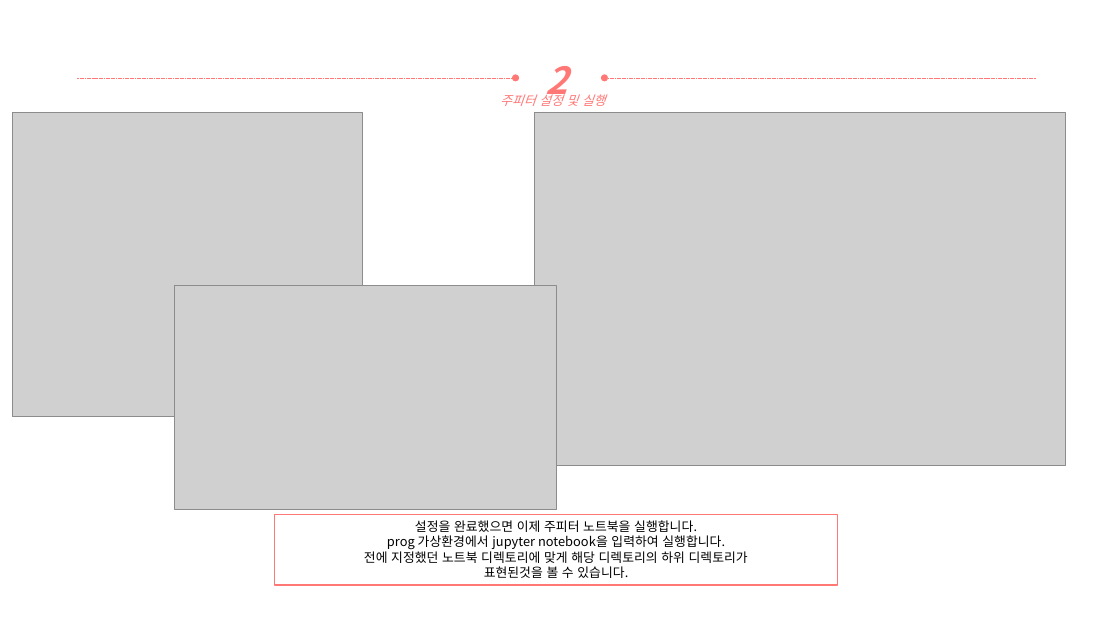
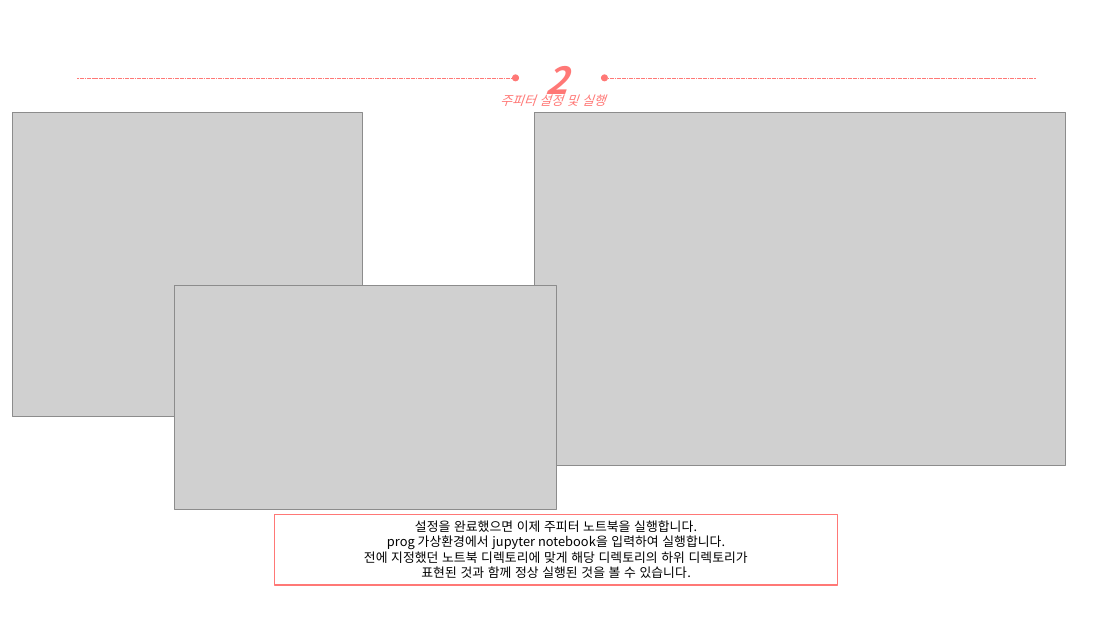
Before and after one commit to yooatom2200/Programing_Base_2, a slide deck: slide 11 of 2장/20164091-송희령-2주차 과제.pptx. Drawn at 1120x630 pixels with LibreOffice and Linux fonts; fonts in the diff are those of the drawing; grey boxes stand for pictures. Boxes give left, top, right and bottom in pixels: in the first picture for what was removed or moved away, otherwise in the second. Text is boxed around its words. In the diff, an @@ line names an element or a change of style, - is before the commit and + after.

```diff
--- a/2장/20164091-송희령-2주차 과제.pptx
+++ b/2장/20164091-송희령-2주차 과제.pptx
@@ text in rectangle at box(421, 566, 691, 578): text changed @@
-표현된것을 볼 수 있습니다.
+표현된 것과 함께 정상 실행된 것을 볼 수 있습니다.
```
Also in this commit, not shown: 2 slides added, 2 other files.
